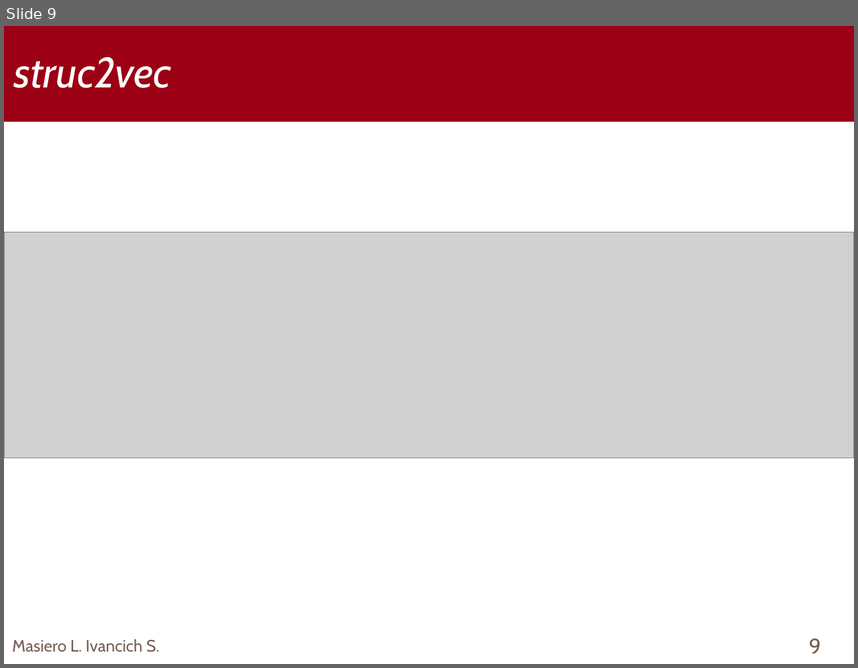
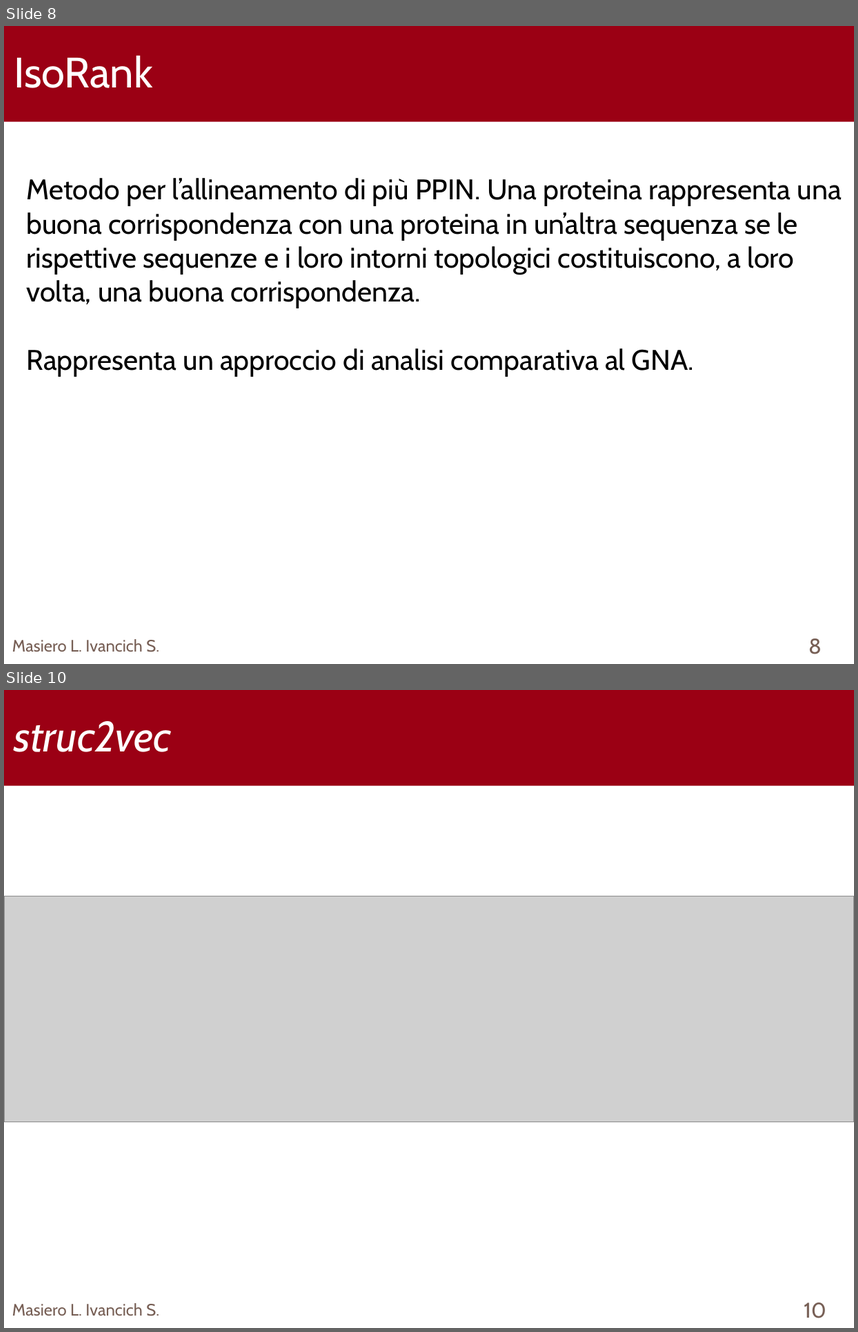
Before and after one commit to TyllanDrake/NetworkAlignment, a slide deck: Presentation/Presentation.pptx. Shown one above the other, each under a label of ours: slide 9 before the commit, slides 8 and 10 after it; the slides between them are not shown. The pictures are 858x668 and 858x1332 pixels, drawn with LibreOffice and Linux fonts; fonts in the diff are those of the drawing; grey boxes stand for pictures; background and template pictures are left out. Boxes give left, top, right and bottom in pixels: in the first picture for what was removed or moved away, otherwise in the second. Text is boxed around its words. In the diff, an @@ line names an element or a change of style, - is before the commit and + after.

```diff
--- a/Presentation/Presentation.pptx
+++ b/Presentation/Presentation.pptx
@@ slide 8 added at [4, 26, 854, 664], background #FFFFFF; not listed: 1 template element that a slide beside it also shows @@
@@ text added at [14, 55, 153, 88], 36 pt, text #FFFFFF @@
+IsoRank
@@ text added at [26, 178, 842, 377], 24 pt, text #000000 @@
+Metodo per l’allineamento di più PPIN. Una proteina rappresenta una buona corrispondenza con una proteina in un’altra sequenza se le rispettive sequenze e i loro intorni topologici costituiscono, a loro volta, una buona corrispondenza.
+Rappresenta un approccio di analisi comparativa al GNA.
@@ text added at [12, 639, 159, 652], 14 pt, text #775F55 @@
+Masiero L. Ivancich S.
@@ page number added at [809, 638, 822, 654], 18 pt, text #775F55 @@
+8
@@ what was slide 9 is now slide 10 @@
@@ page number at [804, 1302, 826, 1318]: text changed @@
-9
+10
```
Also in this commit, not shown: 4 slides changed.
